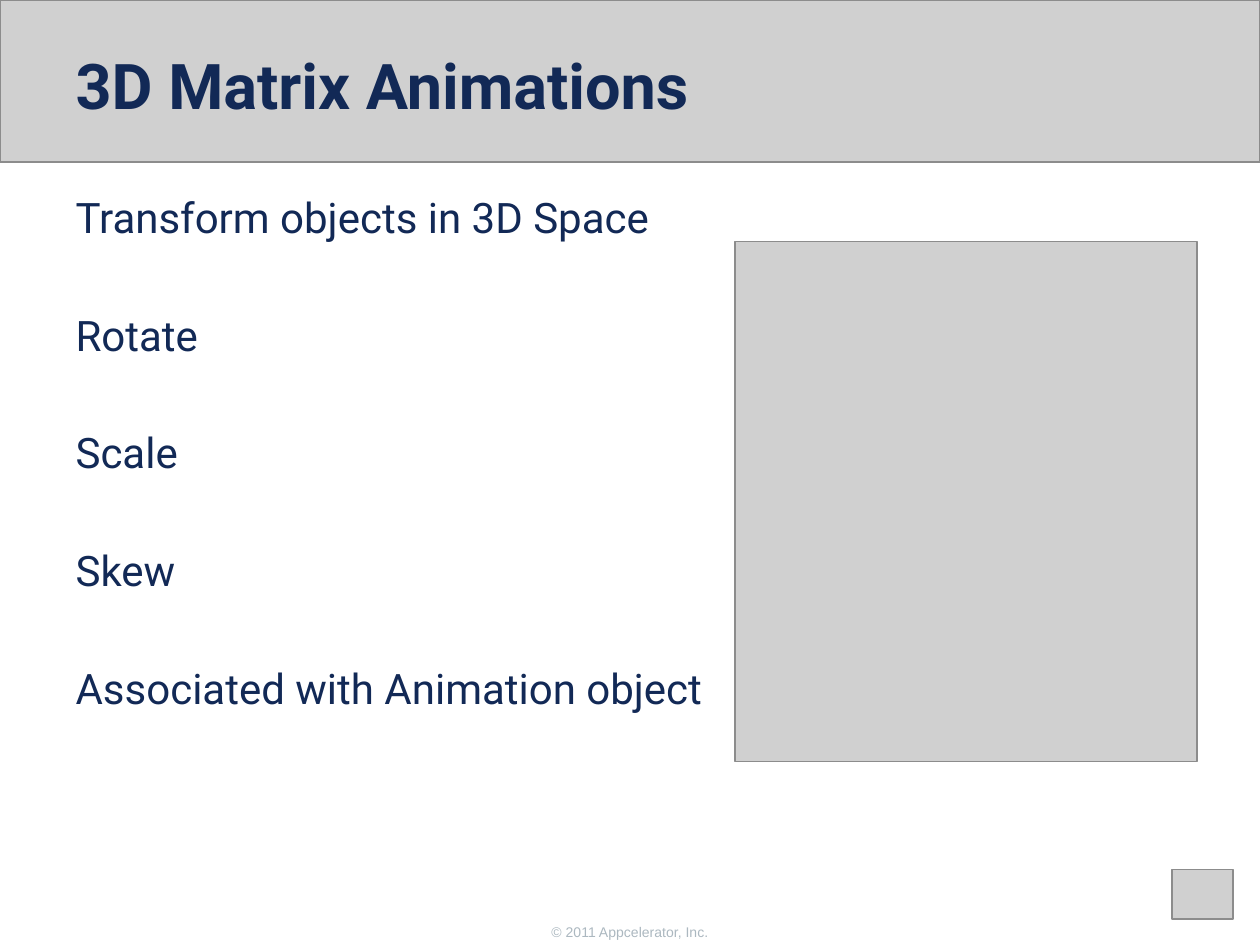
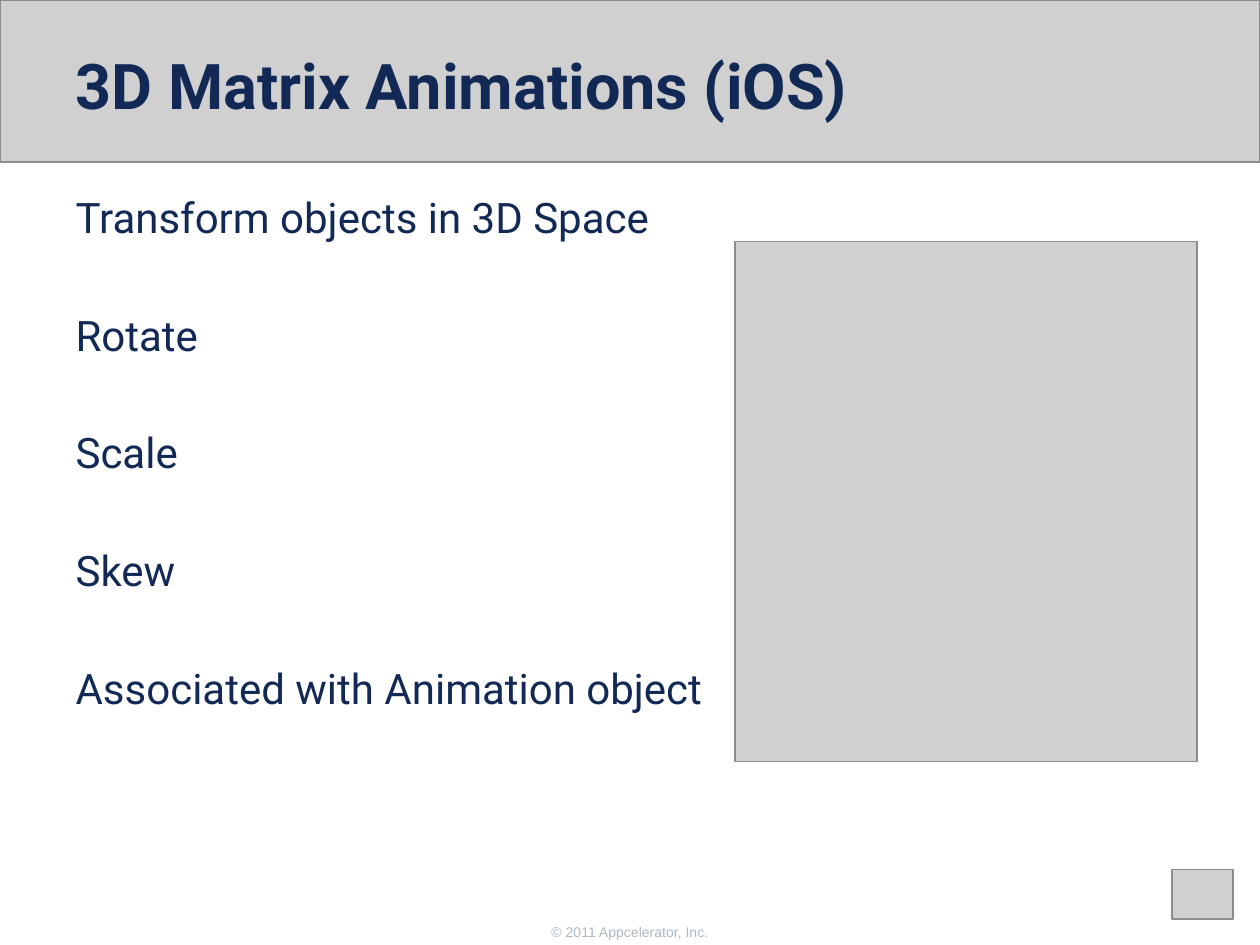
Before and after one commit to appcelerator-forks/appcelerator-training.tcmd_certification, a slide deck: slide 9 of 340.pptx. Drawn at 1260x945 pixels with LibreOffice and Linux fonts; fonts in the diff are those of the drawing; grey boxes stand for pictures; background and template pictures are left out. Boxes give left, top, right and bottom in pixels: in the first picture for what was removed or moved away, otherwise in the second. Text is boxed around its words. In the diff, an @@ line names an element or a change of style, - is before the commit and + after.

```diff
--- a/340.pptx
+++ b/340.pptx
@@ title at (x1=76, y1=59, x2=847, y2=123): text changed @@
-3D Matrix Animations
+3D Matrix Animations (iOS)
```
Also in this commit, not shown: 1 slide added.
